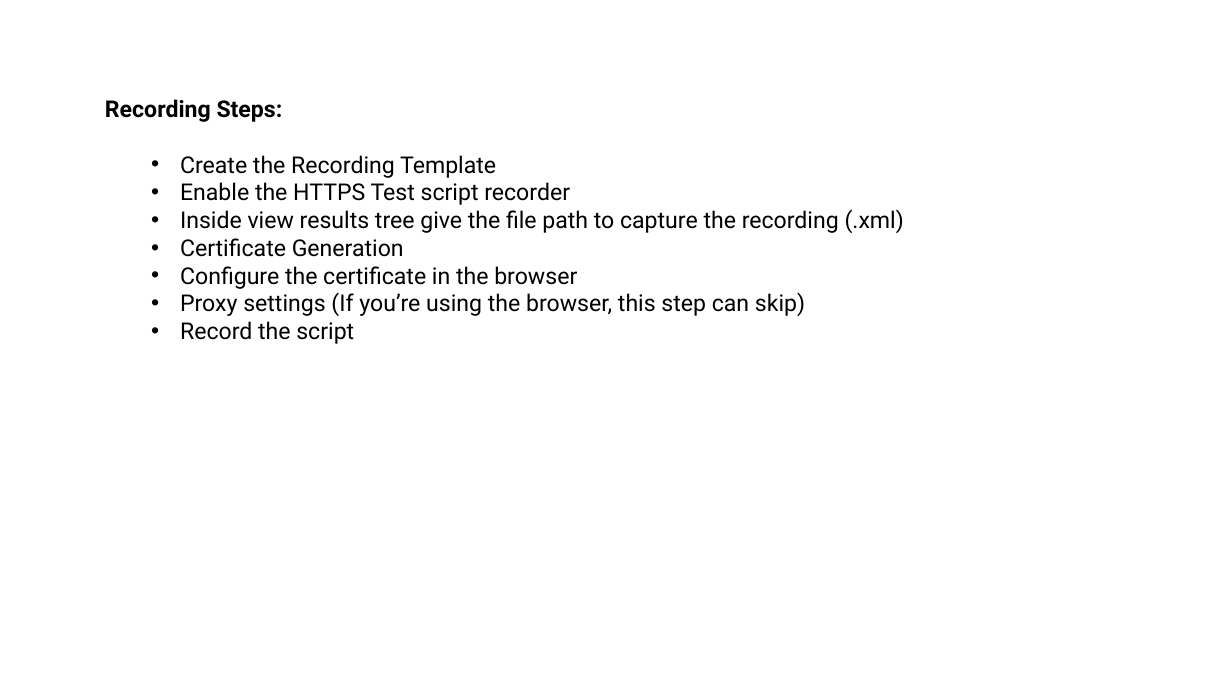
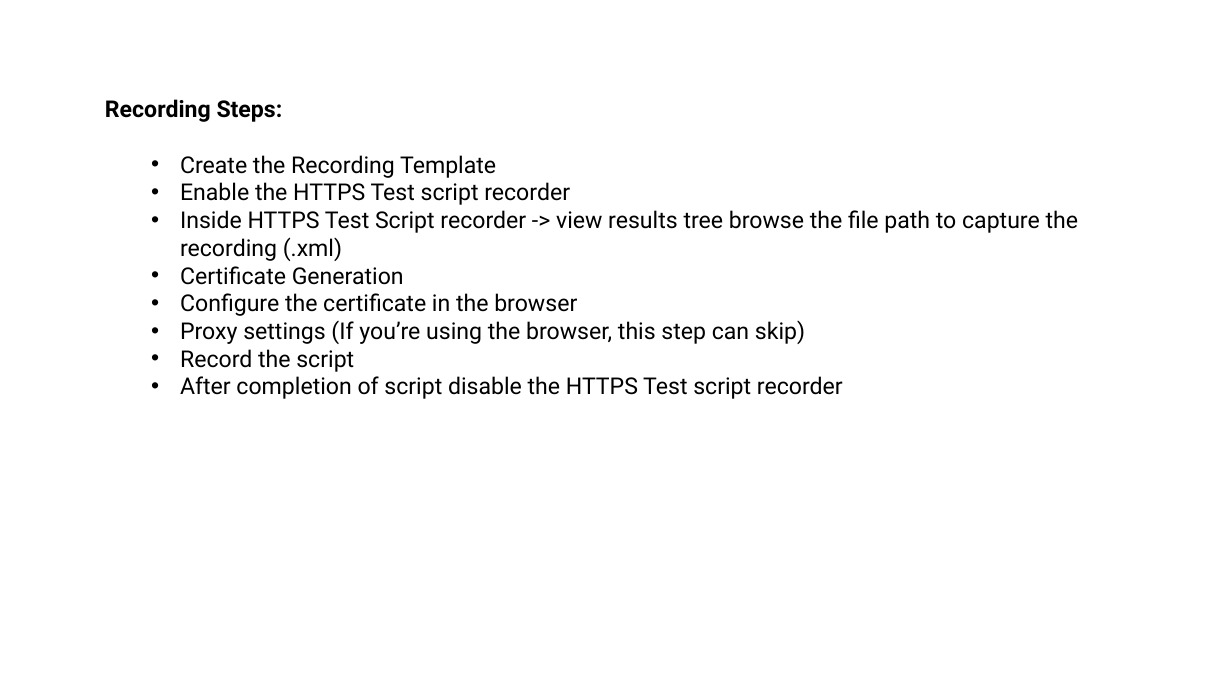
Before and after one commit to Amar0606/JMeter-Training, a slide deck: slide 5 of JMeter Training.pptx. Drawn at 1232x693 pixels with LibreOffice and Linux fonts; fonts in the diff are those of the drawing. Boxes give left, top, right and bottom in pixels: in the first picture for what was removed or moved away, otherwise in the second. Text is boxed around its words. In the diff, an @@ line names an element or a change of style, - is before the commit and + after.

```diff
--- a/JMeter Training.pptx
+++ b/JMeter Training.pptx
@@ text at [180, 210, 1078, 261]: text changed @@
-  • Inside view results tree give the file path to capture the recording (.xml)
+  • Inside HTTPS Test Script recorder -> view results tree browse the file path to capture the recording (.xml)
@@ text at [180, 376, 843, 399]: paragraph added @@
+  • After completion of script disable the HTTPS Test script recorder
```
Also in this commit, not shown: 1 other slide changed, 2 other files.
